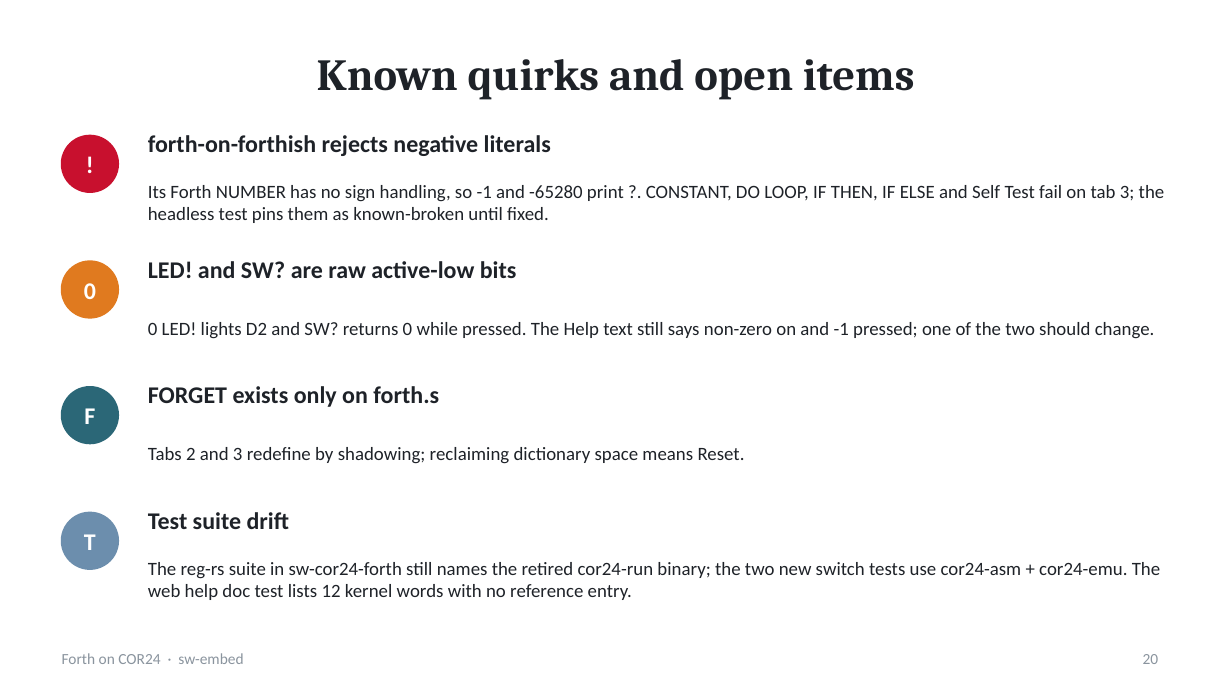
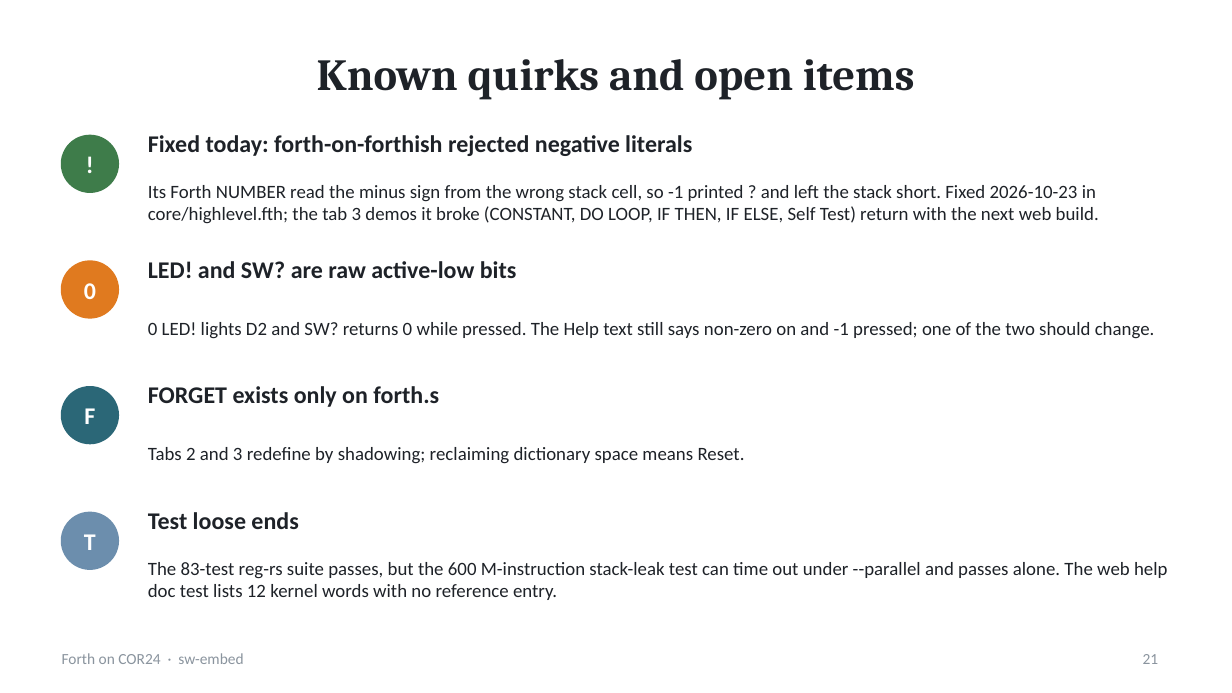
Before and after one commit to sw-embed/sw-cor24-forth, a slide deck: slide 21 of docs/presentation/forth-on-cor24.odp (slide 20 before the commit). Drawn at 1232x693 pixels with LibreOffice and Linux fonts; fonts in the diff are those of the drawing. Boxes give left, top, right and bottom in pixels: in the first picture for what was removed or moved away, otherwise in the second. Text is boxed around its words. In the diff, an @@ line names an element or a change of style, - is before the commit and + after.

```diff
--- a/docs/presentation/forth-on-cor24.odp
+++ b/docs/presentation/forth-on-cor24.odp
@@ ellipse at (x1=62, y1=136, x2=118, y2=192): fill #C8102E to #3E7C4A; outline #C8102E 0.99 pt to #3E7C4A 0.99 pt @@
@@ text at (x1=148, y1=135, x2=692, y2=156): text changed @@
-forth-on-forthish rejects negative literals
+Fixed today: forth-on-forthish rejected negative literals
@@ text at (x1=148, y1=185, x2=1099, y2=223): text changed @@
-Its Forth NUMBER has no sign handling, so -1 and -65280 print ?. CONSTANT, DO LOOP, IF THEN, IF ELSE and Self Test fail on tab 3; the headless test pins them as known-broken until fixed.
+Its Forth NUMBER read the minus sign from the wrong stack cell, so -1 printed ? and left the stack short. Fixed 2026-10-23 in core/highlevel.fth; the tab 3 demos it broke (CONSTANT, DO LOOP, IF THEN, IF ELSE, Self Test) return with the next web build.
@@ text at (x1=148, y1=512, x2=298, y2=529): text changed @@
-Test suite drift
+Test loose ends
@@ text at (x1=148, y1=562, x2=1167, y2=600): text changed @@
-The reg-rs suite in sw-cor24-forth still names the retired cor24-run binary; the two new switch tests use cor24-asm + cor24-emu. The web help doc test lists 12 kernel words with no reference entry.
+The 83-test reg-rs suite passes, but the 600 M-instruction stack-leak test can time out under --parallel and passes alone. The web help doc test lists 12 kernel words with no reference entry.
@@ page number at (x1=1143, y1=654, x2=1159, y2=664): text changed @@
-20
+21
```
Also in this commit, not shown: 2 other slides changed, 1 slide added, 13 other files.
